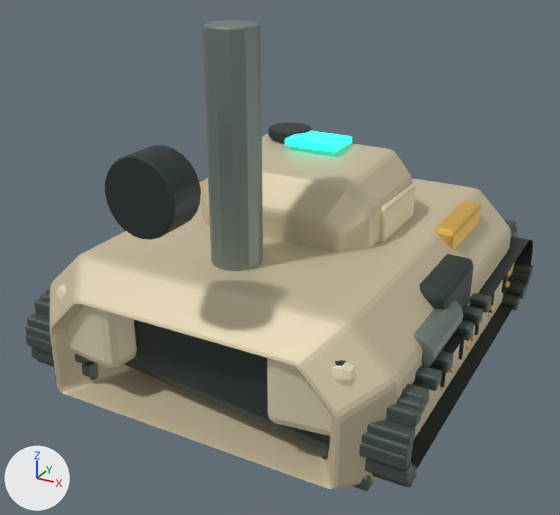
Renders of the Blender file assets/models/source/vehicles/bulwark.blend from each side of a commit.
One viewpoint serves both versions: a 50 mm camera at (2.5, -5.02, 3.29) aimed at (-0.06, -0.36, 0.96). The lights are fixed; the arrows at lower left show +X, +Y and +Z. The picture after the commit comes second.

Names of what the first picture shows: 'Bulwark Assault · faceted traversing gunhouse', 'Bulwark · welded six-facet armored hull', 'Full-width assault mantlet', 'Static · Vehicle / armor_light', 'Static · Vehicle / armor_light.001', 'Static · Vehicle / dark', 'Static · Vehicle / hazard', 'Static · Vehicle / rubber', 'Static · Vehicle / steel', 'Static · Vehicle / track', 'TeamColor.001' and 1 more.
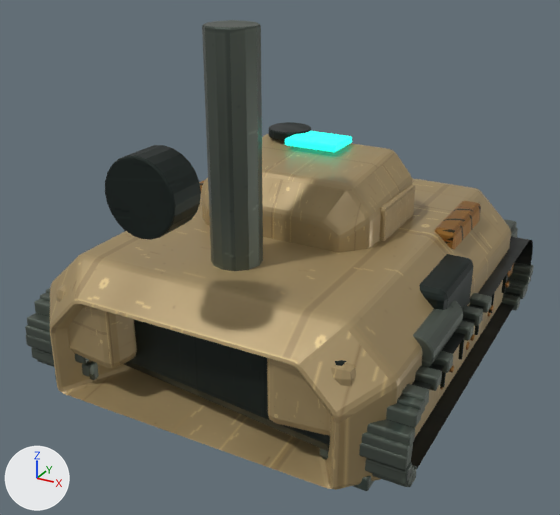
Patch to the scene script:
```diff
--- a/assets/models/source/vehicles/bulwark.blend.py
+++ b/assets/models/source/vehicles/bulwark.blend.py
@@ img_ceramic_normal_png @@
+img_ceramic_normal_png = load_image('ceramic_normal.png', '../../textures/industrial/ceramic_normal.png', 512, 512, 'Non-Color')
@@ img_ceramic_albedo_png @@
+img_ceramic_albedo_png = load_image('ceramic_albedo.png', '../../textures/industrial/ceramic_albedo.png', 512, 512, 'sRGB')
@@ img_ceramic_roughness_png @@
+img_ceramic_roughness_png = load_image('ceramic_roughness.png', '../../textures/industrial/ceramic_roughness.png', 512, 512, 'Non-Color')
@@ img_safety_normal_png @@
+img_safety_normal_png = load_image('safety_normal.png', '../../textures/industrial/safety_normal.png', 512, 512, 'Non-Color')
@@ img_safety_roughness_png @@
+img_safety_roughness_png = load_image('safety_roughness.png', '../../textures/industrial/safety_roughness.png', 512, 512, 'Non-Color')
@@ img_safety_albedo_png @@
+img_safety_albedo_png = load_image('safety_albedo.png', '../../textures/industrial/safety_albedo.png', 512, 512, 'sRGB')
@@ img_steel_roughness_png @@
+img_steel_roughness_png = load_image('steel_roughness.png', '../../textures/industrial/steel_roughness.png', 512, 512, 'Non-Color')
@@ img_steel_albedo_png @@
+img_steel_albedo_png = load_image('steel_albedo.png', '../../textures/industrial/steel_albedo.png', 512, 512, 'sRGB')
@@ img_steel_normal_png @@
+img_steel_normal_png = load_image('steel_normal.png', '../../textures/industrial/steel_normal.png', 512, 512, 'Non-Color')
@@ mat_vehicle___armor @@
 mat_vehicle___armor = bpy.data.materials.new('Vehicle / armor')
-# nodes: BsdfPrincipled, OutputMaterial
-# colours: beige #d4c7a8
+# nodes: BsdfPrincipled, NormalMap, OutputMaterial, TexImage x3
+# uses the picture img_ceramic_albedo_png
+# uses the picture img_ceramic_normal_png
+# uses the picture img_ceramic_roughness_png
@@ mat_vehicle___steel @@
 mat_vehicle___steel = bpy.data.materials.new('Vehicle / steel')
-# nodes: BsdfPrincipled, OutputMaterial
-# colours: grey #89958e
+# nodes: BsdfPrincipled, NormalMap, OutputMaterial, TexImage x3
+# uses the picture img_steel_albedo_png
+# uses the picture img_steel_normal_png
+# uses the picture img_steel_roughness_png
@@ mat_vehicle___hazard @@
 mat_vehicle___hazard = bpy.data.materials.new('Vehicle / hazard')
-# nodes: BsdfPrincipled, OutputMaterial
-# colours: orange #f5c765
+# nodes: BsdfPrincipled, NormalMap, OutputMaterial, TexImage x3
+# uses the picture img_safety_albedo_png
+# uses the picture img_safety_normal_png
+# uses the picture img_safety_roughness_png
@@ mat_vehicle___armor_light @@
 mat_vehicle___armor_light = bpy.data.materials.new('Vehicle / armor_light')
-# nodes: BsdfPrincipled, OutputMaterial
-# colours: beige #eadebd
+# nodes: BsdfPrincipled, NormalMap, OutputMaterial, TexImage x3
+# uses the picture img_ceramic_albedo_png
+# uses the picture img_ceramic_normal_png
+# uses the picture img_ceramic_roughness_png
```

Location of each change, (x1, y1, x2, y2) in pixels of the pictures (560 x 515 px):
'Bulwark · welded six-facet armored hull', surface changed (beige to brown): (50, 178, 511, 490) in both
'Static · Vehicle / steel', surface changed: (202, 20, 512, 367) in both
'Bulwark Assault · faceted traversing gunhouse', surface changed (beige to brown): (201, 133, 413, 252) in both
'Static · Vehicle / armor_light', surface changed: (56, 251, 507, 436) in both
'Static · Vehicle / hazard', surface changed: (199, 179, 514, 390) in both
'Static · Vehicle / armor_light.001', surface changed (beige to brown): (379, 184, 415, 241) in both
